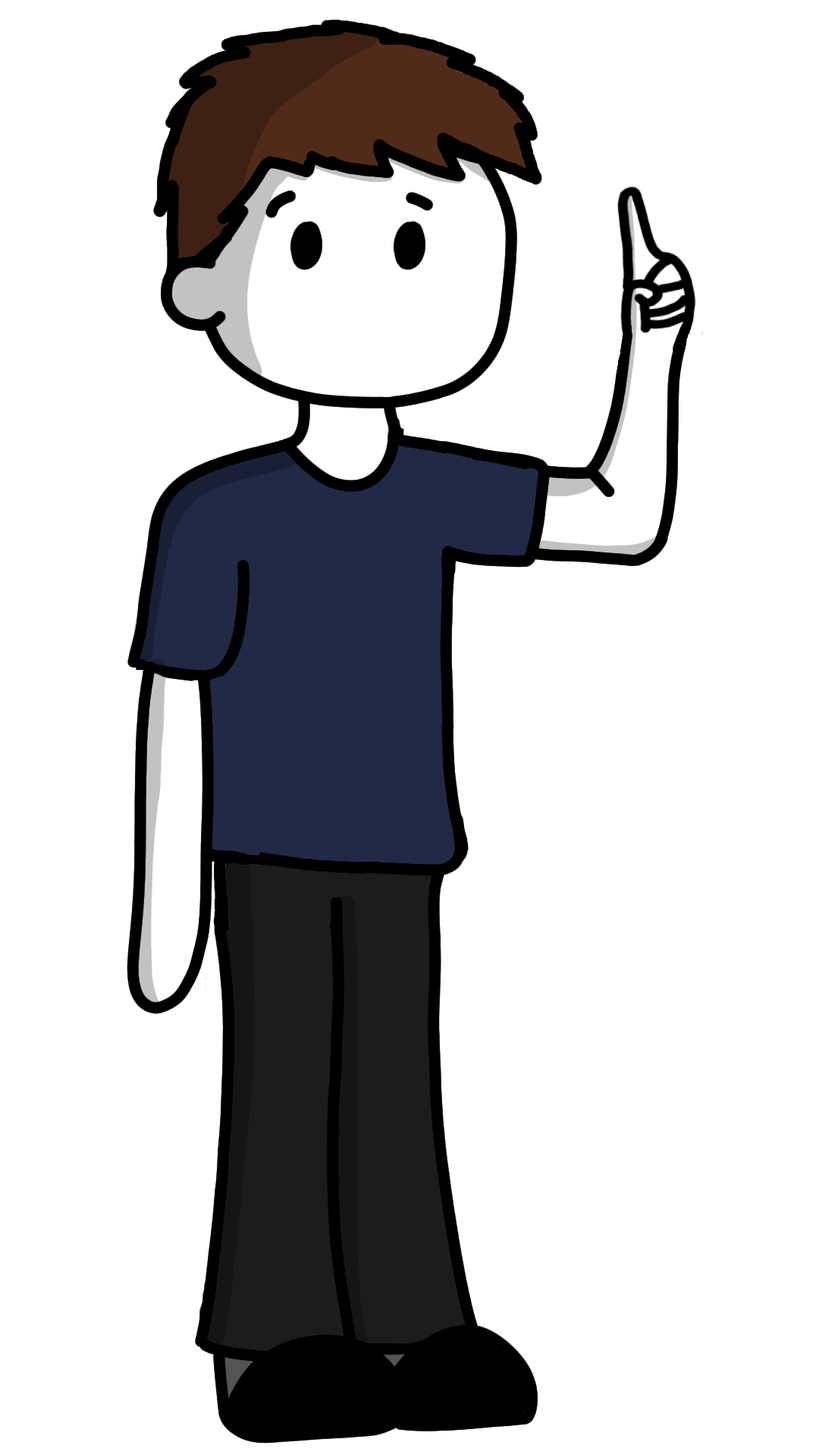
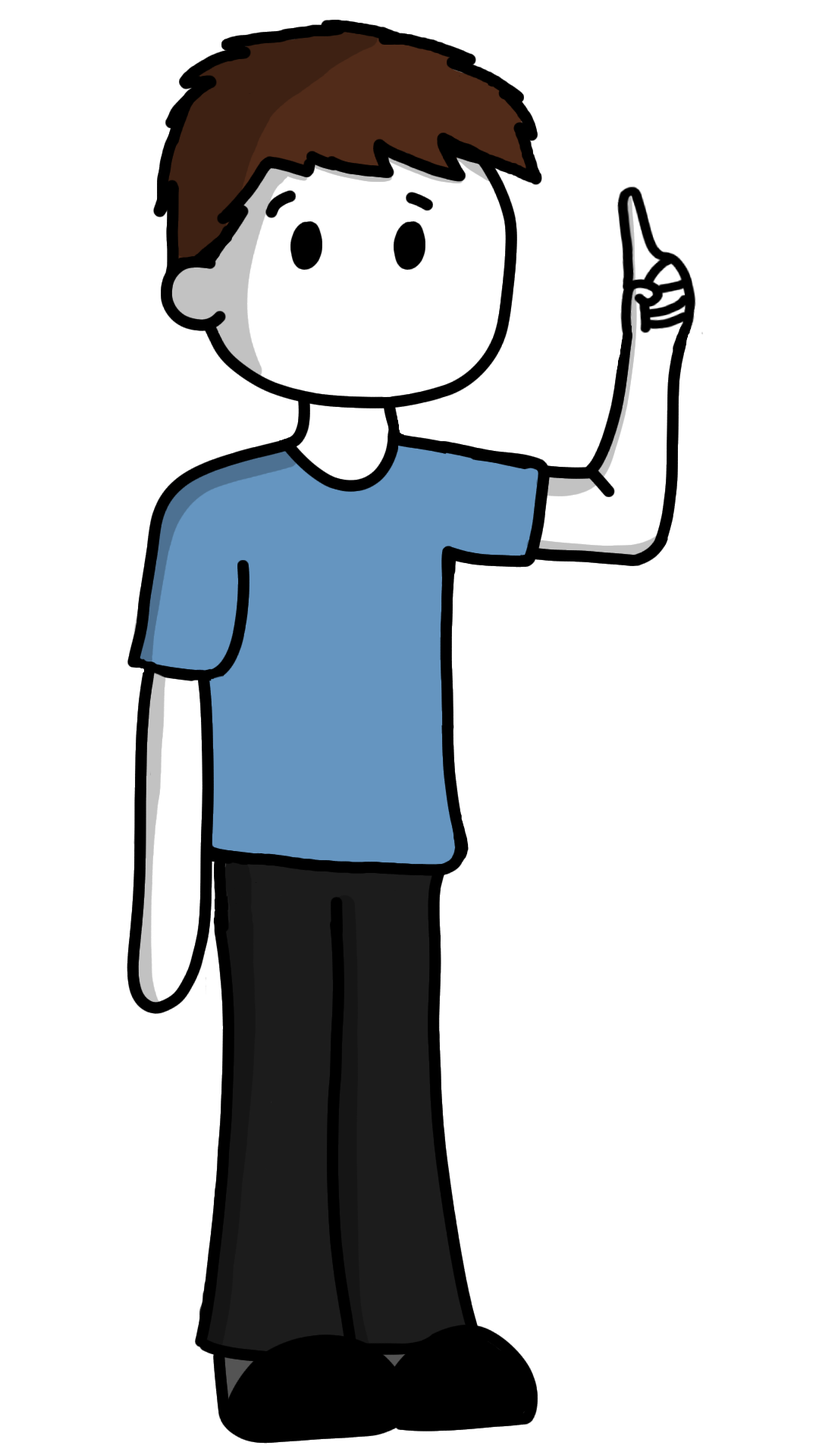
Revision of a layered 819 x 1455 image; what changed, layer by layer:
painted on "outline" (1st of 2) over [132, 416, 465, 865]
painted on "shading" over [141, 655, 167, 671]
painted on "shirt color" over [136, 444, 539, 865]
